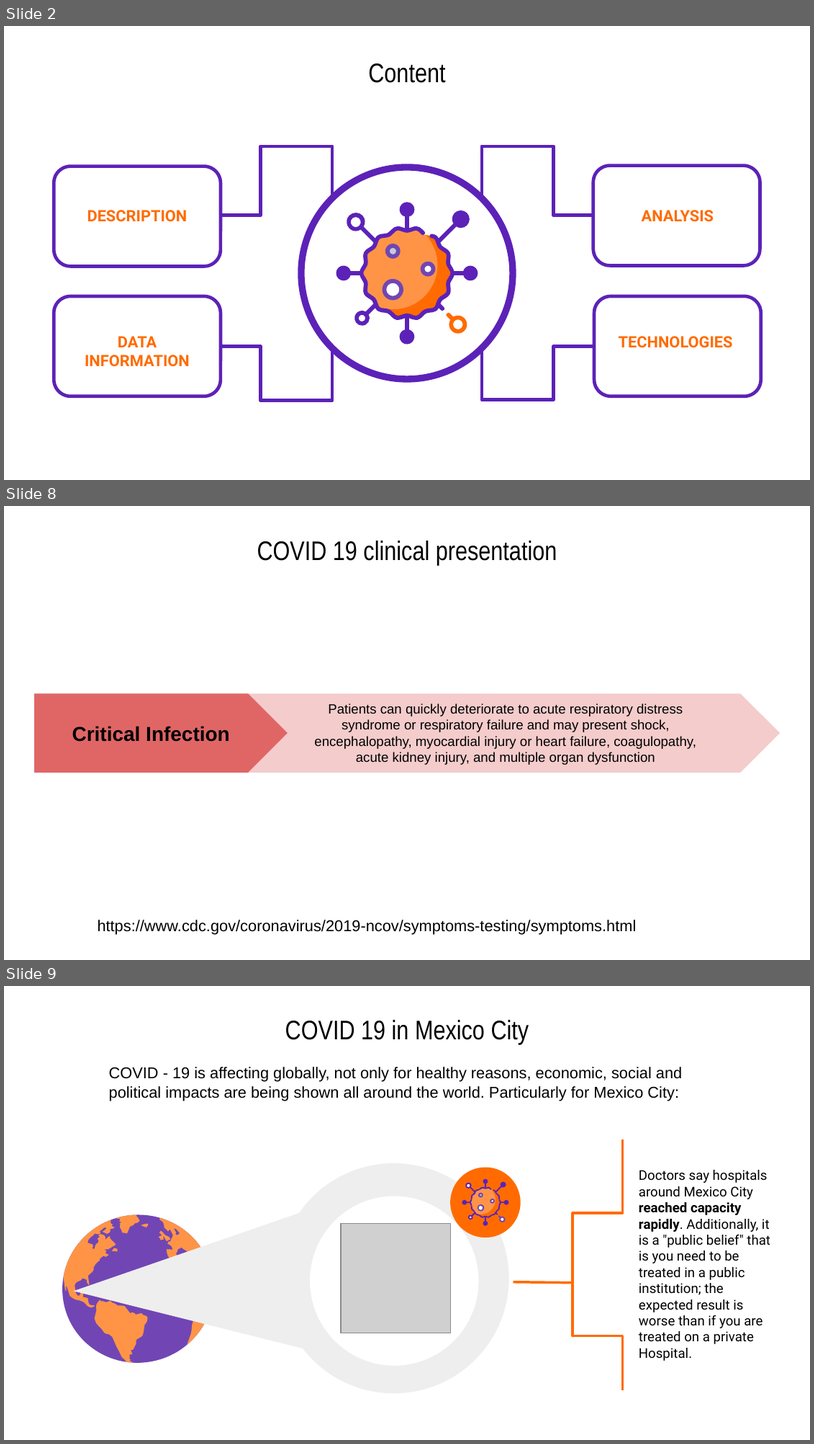
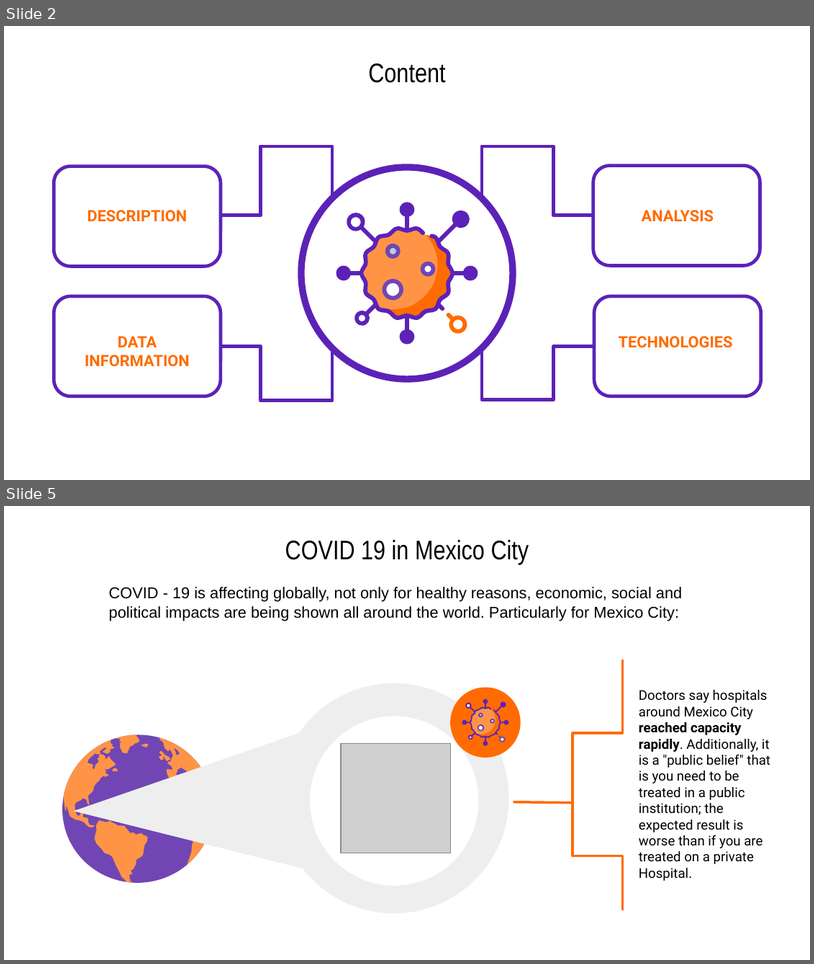
Before and after one commit to CharlyHdz13/Data_Analytics_Final_Project_T2, a slide deck: PPT_Resources/COVID 19 in Mexico City.pptx. Shown one above the other, each under a label of ours: slides 2, 8 and 9 before the commit, slides 2 and 5 after it; the slides between them are not shown. The pictures are 814x1444 and 814x964 pixels, drawn with LibreOffice and Linux fonts; fonts in the diff are those of the drawing; grey boxes stand for pictures. Boxes give left, top, right and bottom in pixels: in the first picture for what was removed or moved away, otherwise in the second. Text is boxed around its words. In the diff, an @@ line names an element or a change of style, - is before the commit and + after.

```diff
--- a/PPT_Resources/COVID 19 in Mexico City.pptx
+++ b/PPT_Resources/COVID 19 in Mexico City.pptx
@@ slide 8 removed at bbox=[4, 506, 810, 960], background #FFFFFF @@
@@ title removed at bbox=[257, 541, 558, 565] @@
-COVID 19 clinical presentation
@@ pentagon arrow removed at bbox=[35, 693, 781, 772] @@
@@ pentagon arrow removed at bbox=[35, 693, 288, 772] @@
-Critical Infection
@@ text removed at bbox=[314, 703, 697, 764] @@
-Patients can quickly deteriorate to acute respiratory distress syndrome or respiratory failure and may present shock, encephalopathy, myocardial injury or heart failure, coagulopathy, acute kidney injury, and multiple organ dysfunction
@@ text removed at bbox=[98, 919, 637, 934] @@
-https://www.cdc.gov/coronavirus/2019-ncov/symptoms-testing/symptoms.html
@@ what was slide 9 is now slide 5 @@
```
Also in this commit, not shown: 4 slides changed, 3 other slides removed.
